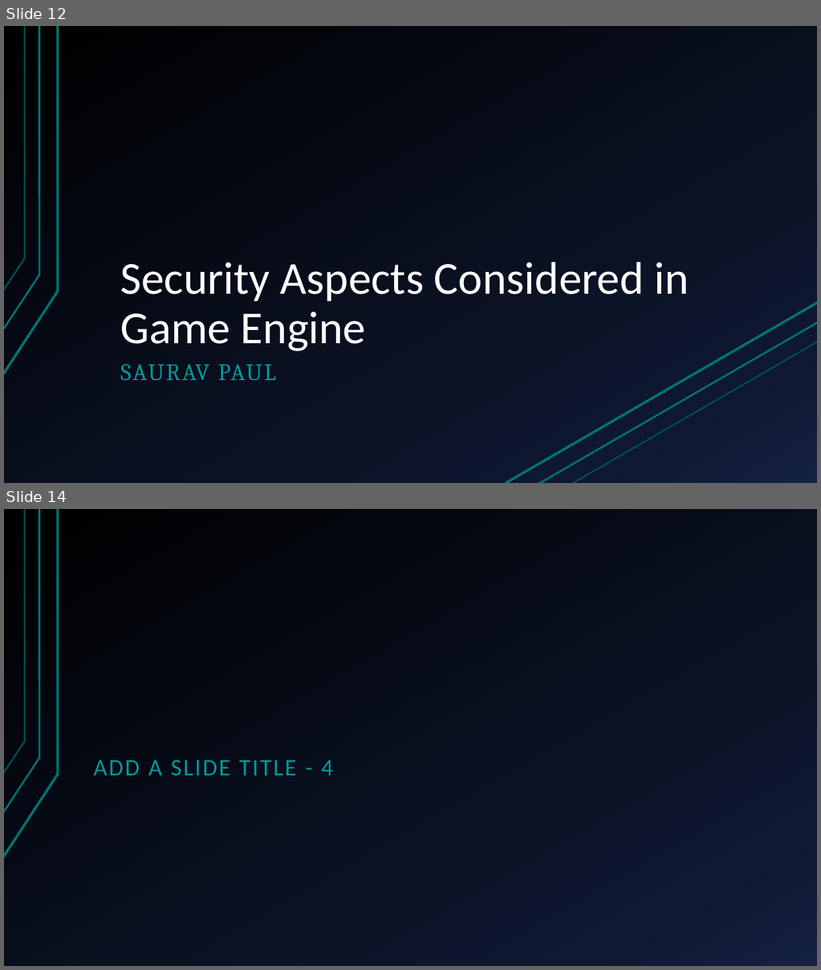
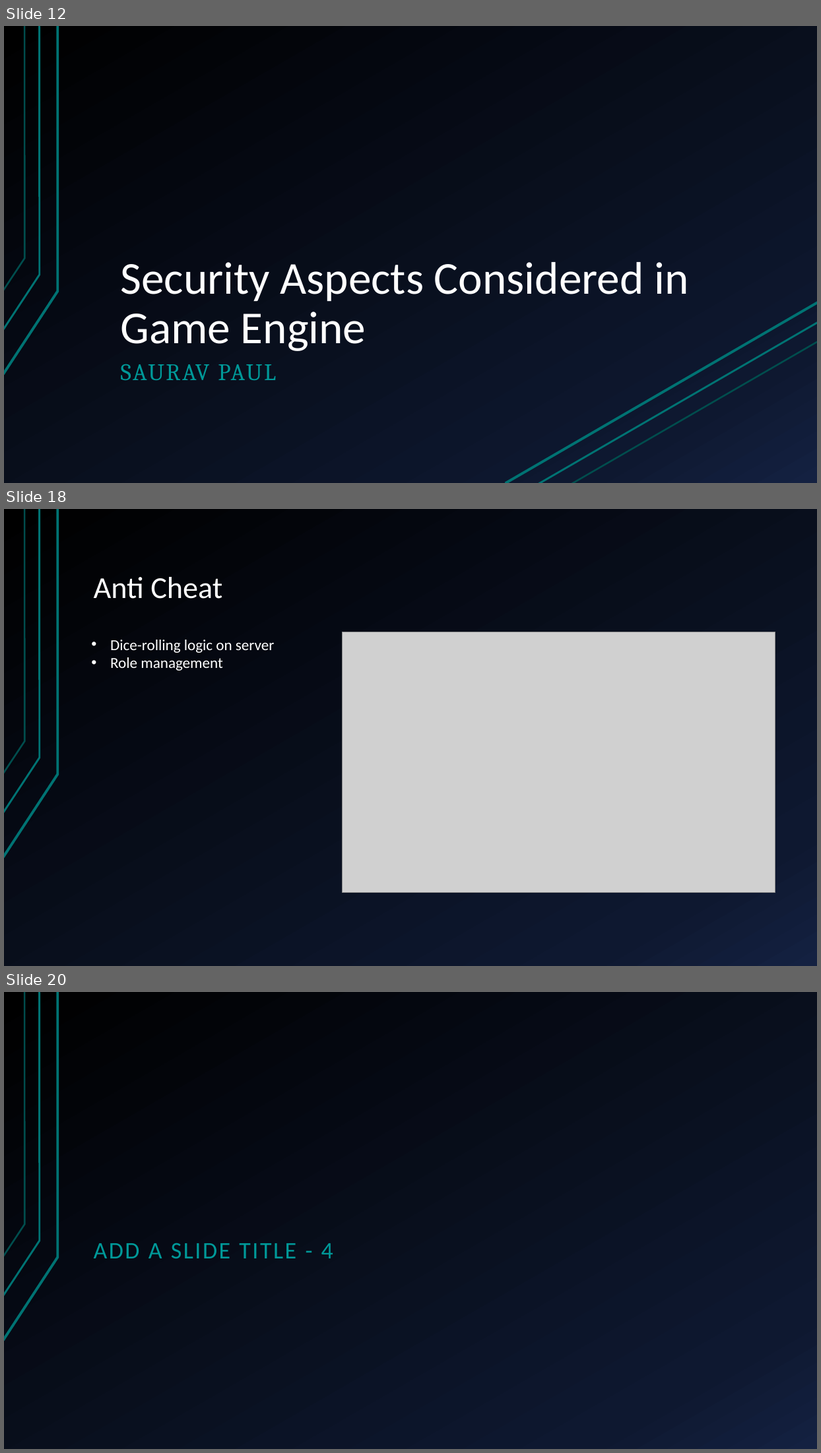
Before and after one commit to sakibh20/secure-post, a slide deck: Documentation/Bluff game.pptx. Shown one above the other, each under a label of ours: slides 12 and 14 before the commit, slides 12, 18 and 20 after it; the slides between them are not shown. The pictures are 821x970 and 821x1453 pixels, drawn with LibreOffice and Linux fonts; fonts in the diff are those of the drawing; grey boxes stand for pictures. Boxes give left, top, right and bottom in pixels: in the first picture for what was removed or moved away, otherwise in the second. Text is boxed around its words. In the diff, an @@ line names an element or a change of style, - is before the commit and + after.

```diff
--- a/Documentation/Bluff game.pptx
+++ b/Documentation/Bluff game.pptx
@@ slide 18 added at [4, 509, 817, 966], background gradient #000000 to #0F1931 to #142242; not listed: 3 template elements that a slide beside it also shows @@
@@ title added at [94, 577, 222, 599], 36 pt, text #FFFFFF @@
+Anti Cheat
@@ text added at [110, 640, 274, 671], 18 pt, text #FFFFFF @@
+• Dice-rolling logic on server
+• Role management
@@ picture added at [342, 632, 775, 893] @@
@@ what was slide 14 is now slide 20 @@
```
Also in this commit, not shown: 2 slides changed, 5 other slides added, 15 other files.
